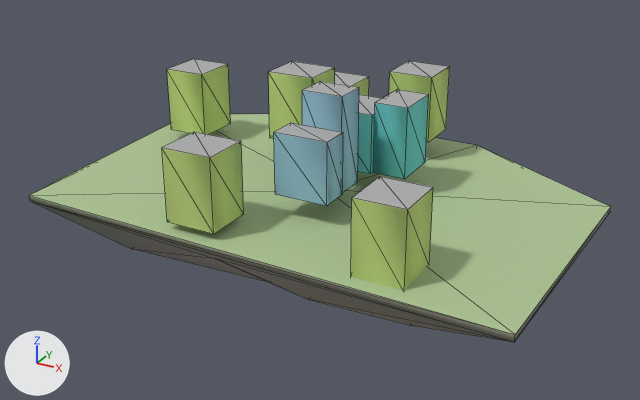
The glTF model godot_project/remake/sky/islands/SKY-055.lod2.glb: old version first, new version second.
Rendered twice from a camera (50 mm lens) standing at (113.3, -210.3, 101.9) and looking at (-3.2, 1.4, -4.0). Every picture has the same lights, and +X, +Y and +Z are marked at lower left. The picture after the commit comes second. Mesh edges are drawn as thin lines. Vertices at exactly the same position are counted once.

The first picture shows 'buildings', 'deck', 'rock'.
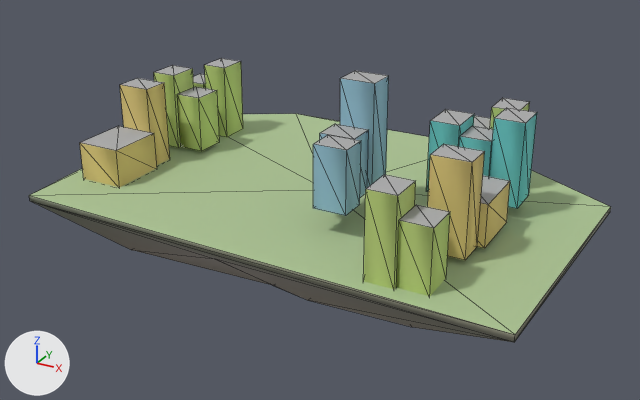
The change, as a list of edits to the scene's bpy script:
```text
Change me_buildings:
    remove me_buildings.from_pydata(...)  # 80 vertices, 100 faces; spans x -68.0..43.5, y -43.0..50.8, z -0.5..33.8
    add me_buildings.from_pydata(...)  # 144 vertices, 180 faces; spans x -69.2..54.5, y -43.6..34.7, z -0.5..37.7
    me_buildings part 1: the loose piece of 8 vertices spanning x -0.7..11.3, y -13.0..-3.0, z 6.4..33.8 is scaled about its middle by (0.833, 0.85, 1.12), then moved by (8.8, 2.4, 2.3)
    me_buildings part 2: the loose piece of 8 vertices spanning x -4.2..11.8, y -22.0..-13.0, z 6.4..24.2 is scaled about its middle by (0.625, 0.944, 1), then moved by (8.8, 3.4, 0.7)
    me_buildings part 3: the loose piece of 8 vertices spanning x 12.0..22.0, y 5.7..20.7, z 6.2..27.2 is scaled about its middle by (0.95, 0.533, 0.848), then moved by (-2.1, -35.5, -0.7)
    me_buildings part 4: the loose piece of 8 vertices spanning x 29.6..43.5, y -42.9..-27.9, z -0.5..20.5 is scaled about its middle by (0.75, 0.567, 1.22), then moved by (9.7, 15.0, 4.3)
    me_buildings part 5: the loose piece of 8 vertices spanning x -2.5..12.0, y 4.2..20.2, z 6.2..24.0 is scaled about its middle by (0.966, 1.09, 0.674), then moved by (41.8, -19.6, -7.5)
    me_buildings part 6: the loose piece of 8 vertices spanning x -68.0..-54.0, y 14.9..29.9, z 3.1..24.1 is scaled about its middle by (0.75, 0.567, 1.22), then moved by (-0.9, -27.5, -1.3)
    me_buildings part 7: the loose piece of 8 vertices spanning x -24.9..-9.9, y -43.0..-29.0, z 2.1..23.1 is scaled about its middle by (0.933, 1.25, 0.571), then moved by (-44.7, 17.9, -7.1)
    me_buildings part 8: the loose piece of 8 vertices spanning x 2.8..16.7, y 35.6..50.6, z 6.6..27.6 is scaled about its middle by (0.607, 0.767, 1), then moved by (23.1, -31.3, -3.1)
    me_buildings part 9: the loose piece of 8 vertices spanning x -24.9..-9.9, y 8.9..22.9, z 9.4..30.4 is scaled about its middle by (0.6, 0.714, 0.848), then moved by (58.9, -4.4, -7.4)
    me_buildings part 10: the loose piece of 8 vertices spanning x -25.5..-11.5, y 35.8..50.8, z -0.5..20.5 is scaled about its middle by (0.607, 0.7, 1.15), then moved by (68.8, -31.0, 5.6)
    me_buildings part 11: the loose piece of 8 vertices spanning x -68.0..-54.0, y 14.9..29.9, z 3.1..24.1 is copied, and the copy is scaled about its middle by (0.571, 0.667, 1.15), then moved by (5.0, 7.4, -1.5); it spans x -60.0..-52.0, y 24.7..34.7, z 0.0..24.2
    me_buildings part 12: the loose piece of 8 vertices spanning x -68.0..-54.0, y 14.9..29.9, z 3.1..24.1 is copied, and the copy is scaled about its middle by (0.607, 0.667, 0.848), then moved by (-3.3, 6.4, -4.7); it spans x -68.5..-60.0, y 23.7..33.7, z 0.0..17.8
    me_buildings part 13: the loose piece of 8 vertices spanning x 29.6..43.5, y -42.9..-27.9, z -0.5..20.5 is copied, and the copy is scaled about its middle by (0.571, 0.667, 1.15), then moved by (0.8, -3.1, 1.6); it spans x 33.3..41.3, y -43.6..-33.5, z -0.5..23.7
    me_buildings part 14: the loose piece of 8 vertices spanning x 29.6..43.5, y -42.9..-27.9, z -0.5..20.5 is copied, and the copy is scaled about its middle by (0.607, 0.667, 0.848), then moved by (9.0, -2.1, -1.6); it spans x 41.3..49.8, y -42.5..-32.5, z -0.5..17.3
    me_buildings part 15: the loose piece of 8 vertices spanning x -68.0..-54.0, y 14.9..29.9, z 3.1..24.1 is copied, and the copy is scaled about its middle by (0.571, 0.667, 1.15), then moved by (-1.3, -11.4, -0.4); it spans x -66.3..-58.3, y 6.0..16.0, z 1.2..25.4
    me_buildings part 16: the loose piece of 8 vertices spanning x -68.0..-54.0, y 14.9..29.9, z 3.1..24.1 is copied, and the copy is scaled about its middle by (0.607, 0.667, 0.848), then moved by (6.9, -10.3, -3.6); it spans x -58.3..-49.8, y 7.0..17.0, z 1.2..19.0
    me_buildings part 17: the loose piece of 8 vertices spanning x 12.0..22.0, y 5.7..20.7, z 6.2..27.2 is copied, and the copy is scaled about its middle by (0.8, 0.667, 1.15), then moved by (26.6, 16.5, -3.9); it spans x 39.6..47.6, y 24.7..34.7, z 0.7..24.9
    me_buildings part 18: the loose piece of 8 vertices spanning x 12.0..22.0, y 5.7..20.7, z 6.2..27.2 is copied, and the copy is scaled about its middle by (0.85, 0.667, 0.848), then moved by (18.4, 15.5, -7.1); it spans x 31.1..39.6, y 23.7..33.7, z 0.7..18.5
```

Location of each change, (x1, y1, x2, y2) in pixels of the pictures (640 x 400 px; the box of a moved part takes in the faces that stretch with it):
'buildings', reshaped (58% wider)
    before: (162, 59, 450, 290)
    after: (80, 58, 537, 296)
part 1 of me_buildings, moved or reshaped
    before: (302, 81, 359, 192)
    after: (340, 71, 389, 188)
part 2 of me_buildings, moved or reshaped
    before: (274, 123, 343, 206)
    after: (320, 124, 369, 197)
part 3 of me_buildings, moved or reshaped
    before: (373, 89, 429, 179)
    after: (313, 135, 361, 216)
part 4 of me_buildings, moved or reshaped
    before: (351, 176, 433, 290)
    after: (428, 144, 485, 260)
part 5 of me_buildings, moved or reshaped
    before: (358, 95, 382, 174)
    after: (477, 176, 510, 248)
part 6 of me_buildings, moved or reshaped
    before: (167, 59, 231, 135)
    after: (120, 78, 170, 165)
part 7 of me_buildings, moved or reshaped
    before: (162, 132, 244, 234)
    after: (80, 126, 157, 187)
part 8 of me_buildings, moved or reshaped
    before: (389, 61, 450, 143)
    after: (426, 109, 474, 192)
part 9 of me_buildings, moved or reshaped
    before: (268, 61, 335, 139)
    after: (459, 126, 493, 177)
part 10 of me_buildings, moved or reshaped
    before: (335, 71, 369, 96)
    after: (489, 108, 537, 208)
part 11 of me_buildings, added (green)
    after: (204, 58, 243, 137)
part 12 of me_buildings, added (mostly hidden)
    after: (193, 74, 206, 88)
part 13 of me_buildings, added (green)
    after: (363, 175, 416, 289)
part 14 of me_buildings, added (green)
    after: (396, 205, 450, 296)
part 15 of me_buildings, added (green)
    after: (154, 65, 194, 148)
part 16 of me_buildings, added (green)
    after: (177, 87, 219, 151)
part 17 of me_buildings, added
    after: (490, 98, 530, 129)
part 18 of me_buildings, added (mostly hidden)
    after: (474, 116, 491, 129)
